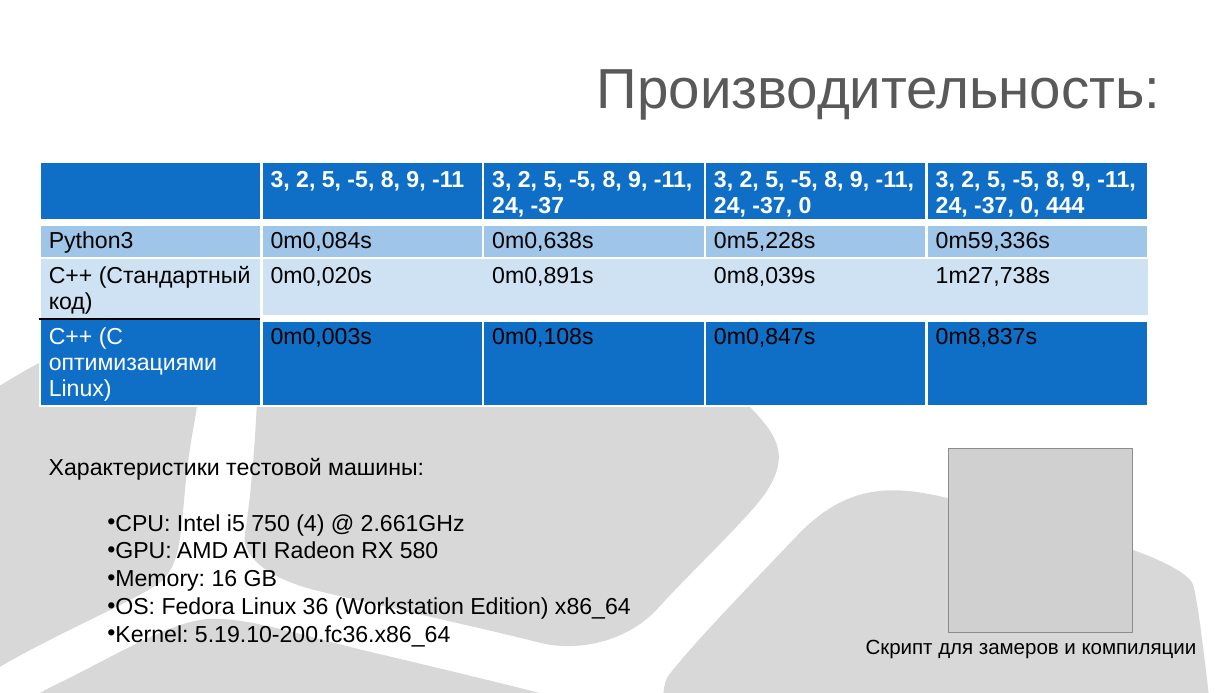
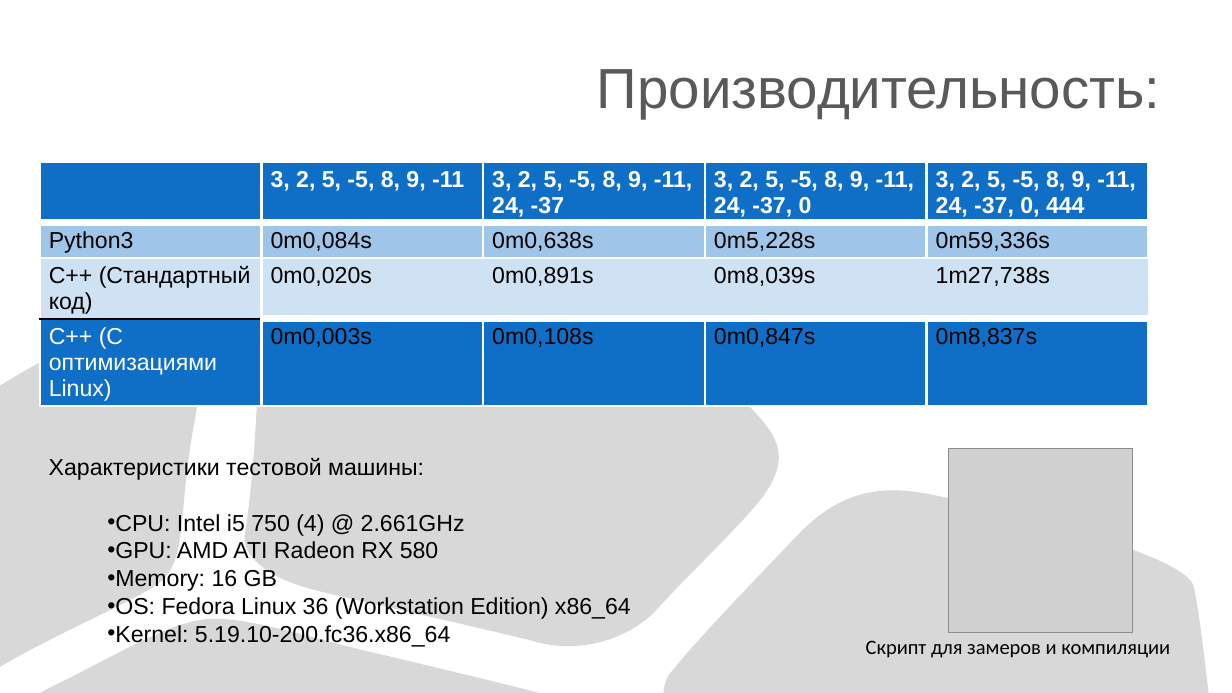
Before and after one commit to I-love-linux-12-31/mirea_cpp_tasks, a slide deck: slide 6 of PermSort/PermSort_YaroslavK_2022.odp (slide 7 before the commit). Drawn at 1232x693 pixels with LibreOffice and Linux fonts; fonts in the diff are those of the drawing; grey boxes stand for pictures. Boxes give left, top, right and bottom in pixels: in the first picture for what was removed or moved away, otherwise in the second. Text is boxed around its words. In the diff, an @@ line names an element or a change of style, - is before the commit and + after.

```diff
--- a/PermSort/PermSort_YaroslavK_2022.odp
+++ b/PermSort/PermSort_YaroslavK_2022.odp
@@ text "Скрипт для замеров и компиляции" at (866, 640, 1170, 658): font Arial to Calibri @@
```
Also in this commit, not shown: 3 other slides changed, 1 slide removed.
